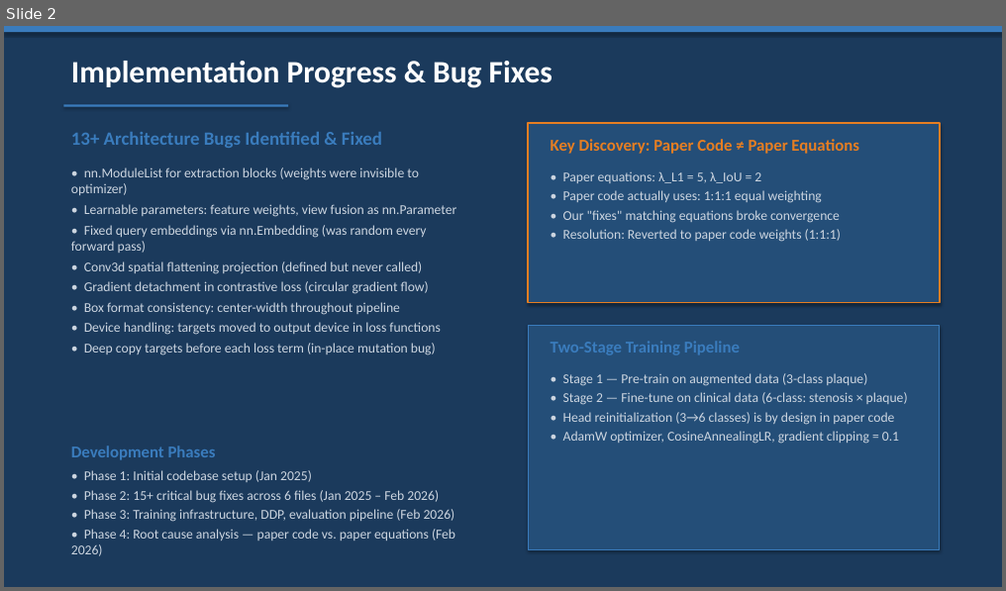
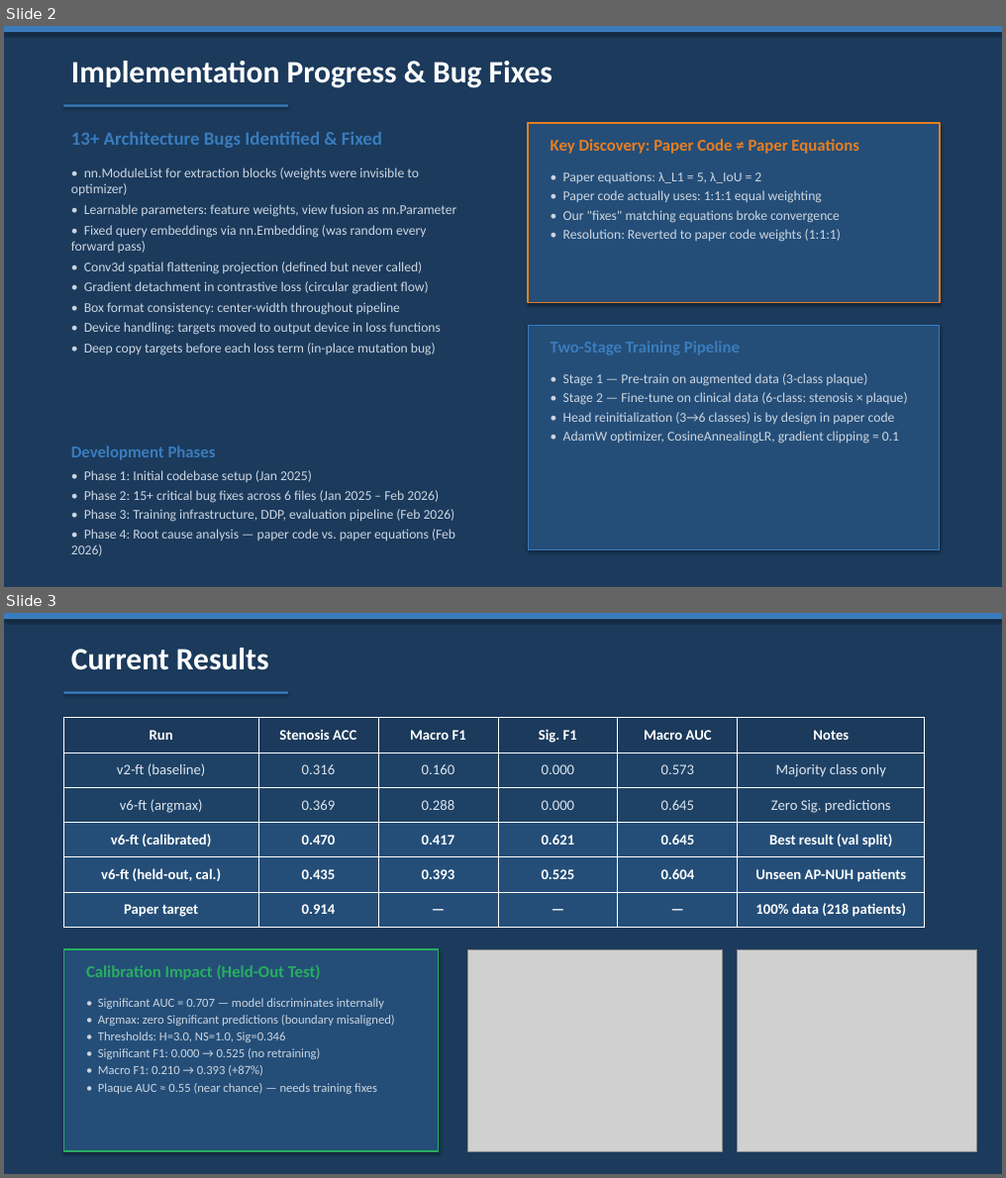
Before and after one commit to reetmitra/CAD_diagnosis, a slide deck: SC_Net_Progress_Update.pptx. Shown one above the other, each under a label of ours: slide 2 before the commit, slides 2 and 3 after it. The pictures are 1006x591 and 1006x1178 pixels, drawn with LibreOffice and Linux fonts; fonts in the diff are those of the drawing; grey boxes stand for pictures. Boxes give left, top, right and bottom in pixels: in the first picture for what was removed or moved away, otherwise in the second. Text is boxed around its words. In the diff, an @@ line names an element or a change of style, - is before the commit and + after.

```diff
--- a/SC_Net_Progress_Update.pptx
+++ b/SC_Net_Progress_Update.pptx
@@ slide 3 added at box(4, 613, 1002, 1174), background #1B3A5C @@
@@ rectangle added at box(4, 613, 1002, 619), fill #3A7CBD @@
@@ text added at box(71, 648, 269, 670), 30 pt, text #FFFFFF, bold @@
+Current Results
@@ rectangle added at box(63, 691, 288, 694), fill #3A7CBD @@
@@ table added at box(63, 718, 925, 928), 6 rows, 6 columns @@
+Run | Stenosis ACC | Macro F1 | Sig. F1 | Macro AUC | Notes
+v2-ft (baseline) | 0.316 | 0.160 | 0.000 | 0.573 | Majority class only
+v6-ft (argmax) | 0.369 | 0.288 | 0.000 | 0.645 | Zero Sig. predictions
+v6-ft (calibrated) | 0.470 | 0.417 | 0.621 | 0.645 | Best result (val split)
+v6-ft (held-out, cal.) | 0.435 | 0.393 | 0.525 | 0.604 | Unseen AP-NUH patients
+Paper target | 0.914 | — | — | — | 100% data (218 patients)
@@ rectangle added at box(63, 950, 439, 1152), fill #244E78, outline #27AE60 1.5 pt @@
@@ text added at box(86, 965, 321, 980), 16 pt, text #27AE60, bold @@
+Calibration Impact (Held-Out Test)
@@ picture added at box(468, 950, 723, 1152) @@
@@ picture added at box(738, 950, 977, 1152) @@
@@ text added at box(98, 998, 395, 1094), 12 pt, text #CCD5E0 @@
+• Significant AUC = 0.707 — model discriminates internally
+• Argmax: zero Significant predictions (boundary misaligned)
+• Thresholds: H=3.0, NS=1.0, Sig=0.346
+• Significant F1: 0.000 → 0.525 (no retraining)
+• Macro F1: 0.210 → 0.393 (+87%)
+• Plaque AUC ≈ 0.55 (near chance) — needs training fixes
```
Also in this commit, not shown: 1 slide changed, 1 slide removed, 1 other file.
